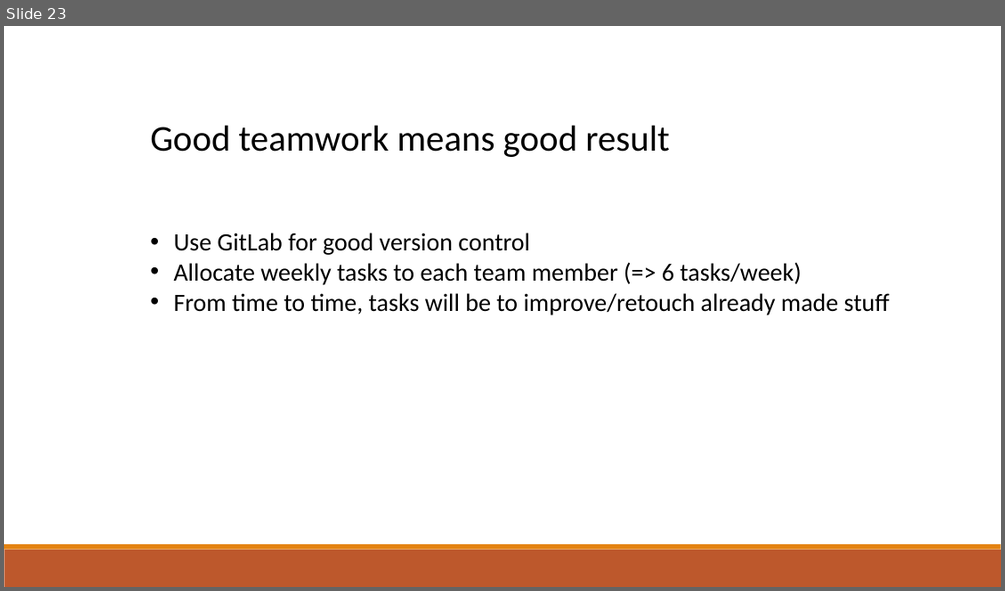
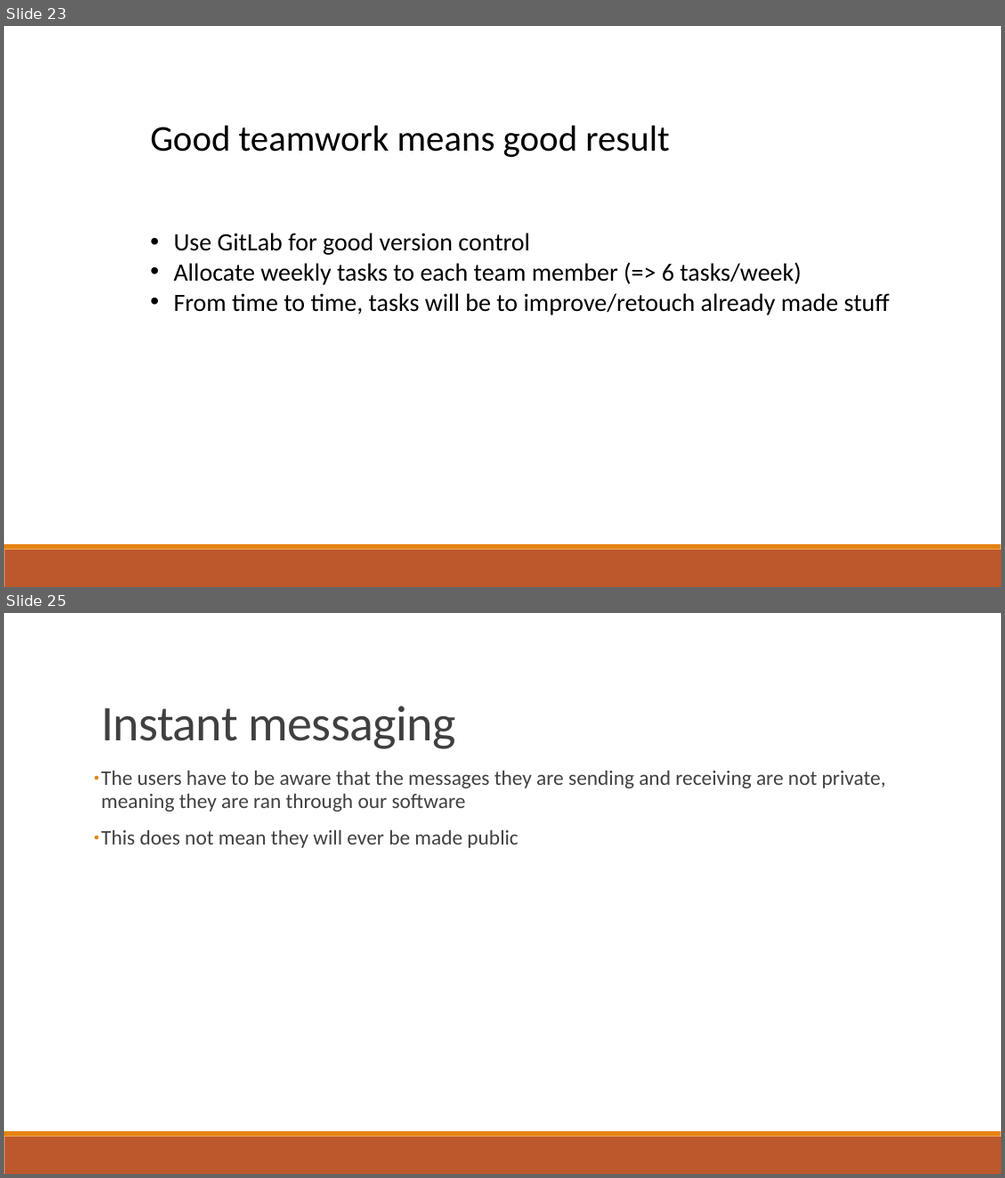
Before and after one commit to dragosthealex/roomies, a slide deck: resources/final_presentation.pptx. Shown one above the other, each under a label of ours: slide 23 before the commit, slides 23 and 25 after it; the slides between them are not shown. The pictures are 1005x591 and 1005x1178 pixels, drawn with LibreOffice and Linux fonts; fonts in the diff are those of the drawing. Boxes give left, top, right and bottom in pixels: in the first picture for what was removed or moved away, otherwise in the second. Text is boxed around its words. In the diff, an @@ line names an element or a change of style, - is before the commit and + after.

```diff
--- a/resources/final_presentation.pptx
+++ b/resources/final_presentation.pptx
@@ slide 25 added at (4,613,1001,1174), background #FFFFFF; not listed: 2 template elements that a slide beside it also shows @@
@@ title added at (101,706,455,749), 48 pt, text #404040 @@
+Instant messaging
@@ text added at (101,771,886,848), 20 pt, text #404040 @@
+● The users have to be aware that the messages they are sending and receiving are not private, meaning they are ran through our software
+● This does not mean they will ever be made public
```
Also in this commit, not shown: 2 slides changed, 6 other slides added, 2 slides removed.
